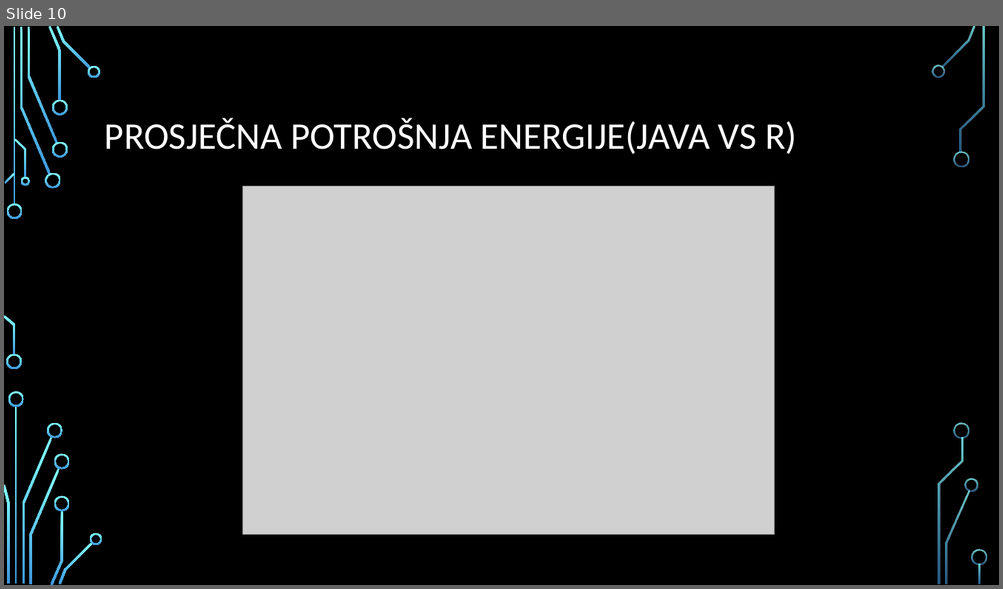
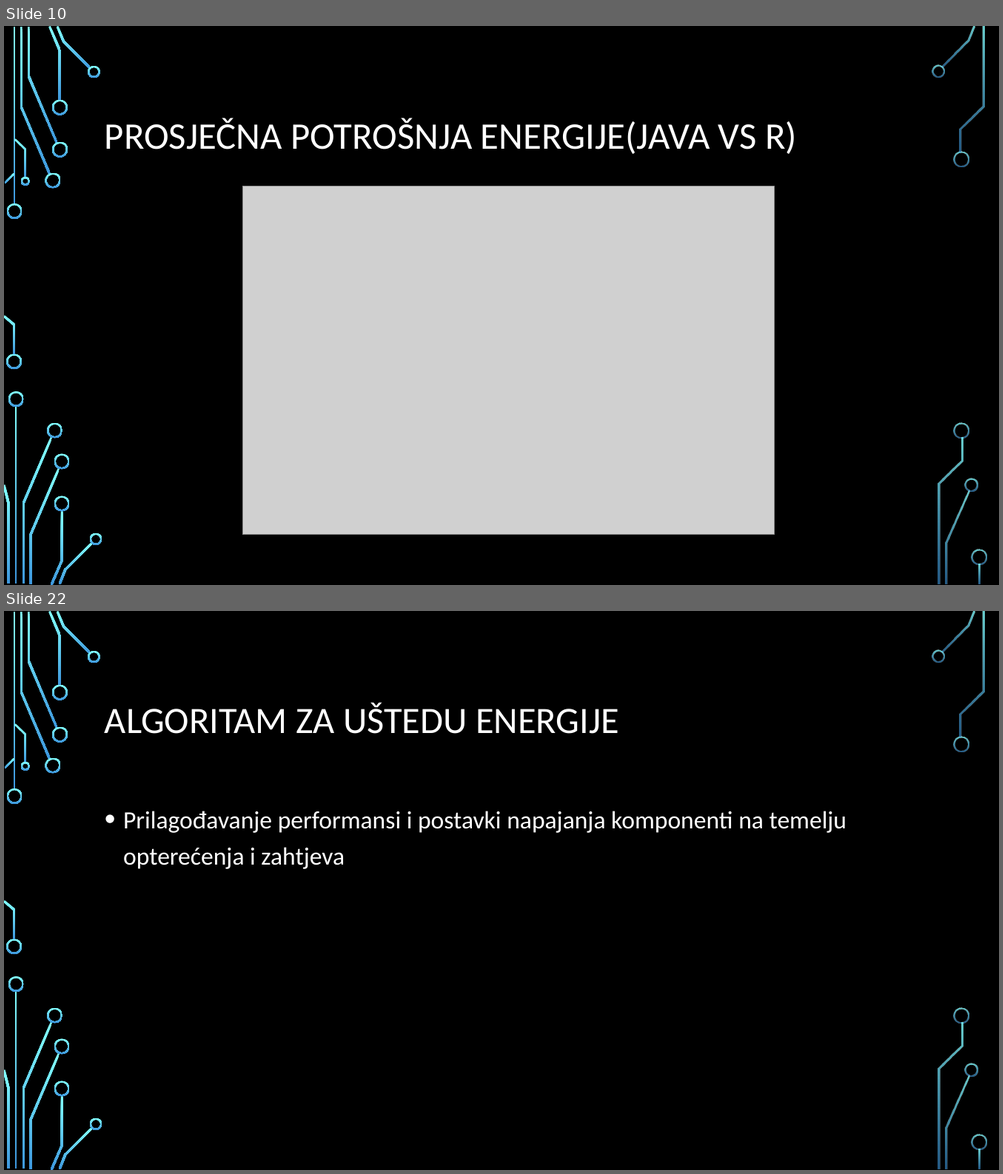
Before and after one commit to MatteoPlisic/Se, a slide deck: Green coding ppt.pptx. Shown one above the other, each under a label of ours: slide 10 before the commit, slides 10 and 22 after it; the slides between them are not shown. The pictures are 1003x589 and 1003x1174 pixels, drawn with LibreOffice and Linux fonts; fonts in the diff are those of the drawing; grey boxes stand for pictures; background and template pictures are left out. Boxes give left, top, right and bottom in pixels: in the first picture for what was removed or moved away, otherwise in the second. Text is boxed around its words. In the diff, an @@ line names an element or a change of style, - is before the commit and + after.

```diff
--- a/Green coding ppt.pptx
+++ b/Green coding ppt.pptx
@@ slide 22 added at box(4, 611, 999, 1170), background picture (left out); not listed: 36 template elements that a slide beside it also shows @@
@@ title added at box(105, 703, 619, 734), 36 pt, text #FFFFFF @@
+ALGORITAM ZA UŠTEDU ENERGIJE
@@ text added at box(123, 811, 847, 869), 24 pt, text #FFFFFF @@
+• Prilagođavanje performansi i postavki napajanja komponenti na temelju opterećenja i zahtjeva
```
Also in this commit, not shown: 22 slides changed, 3 other slides added, 2 slides removed.
